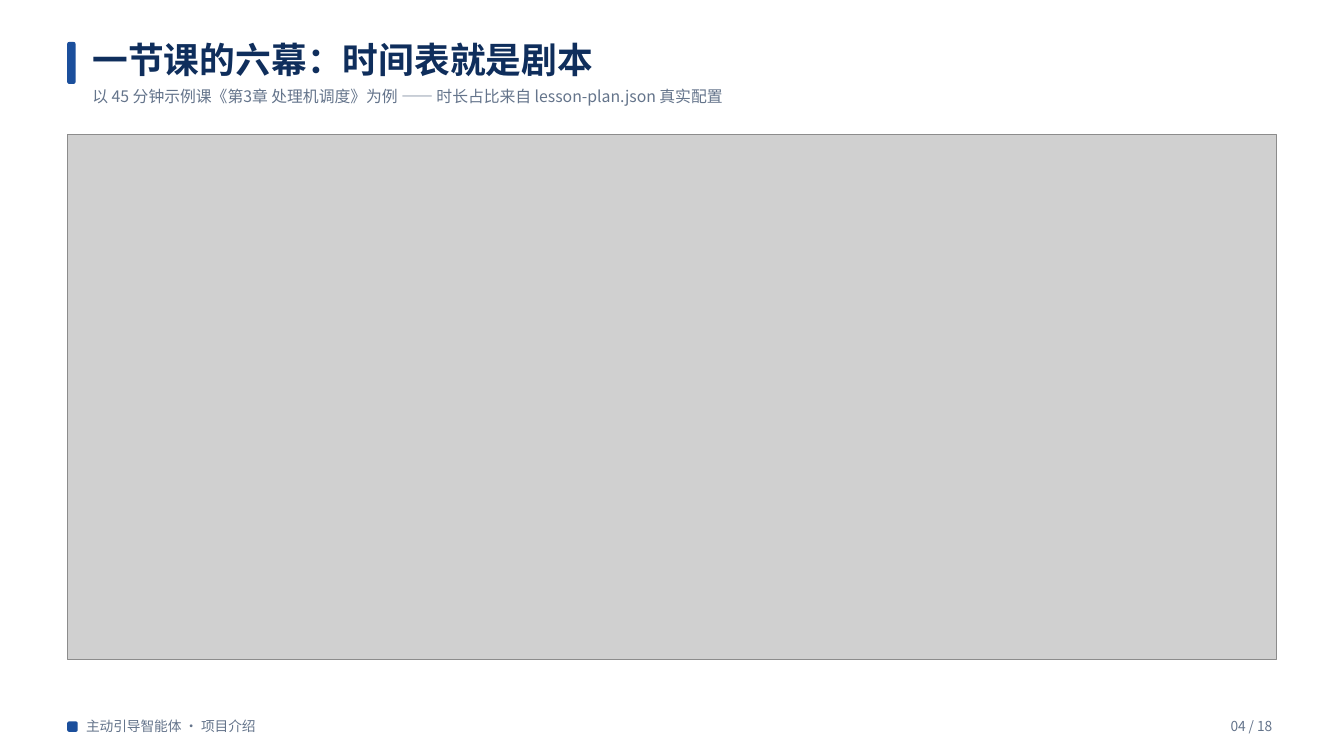
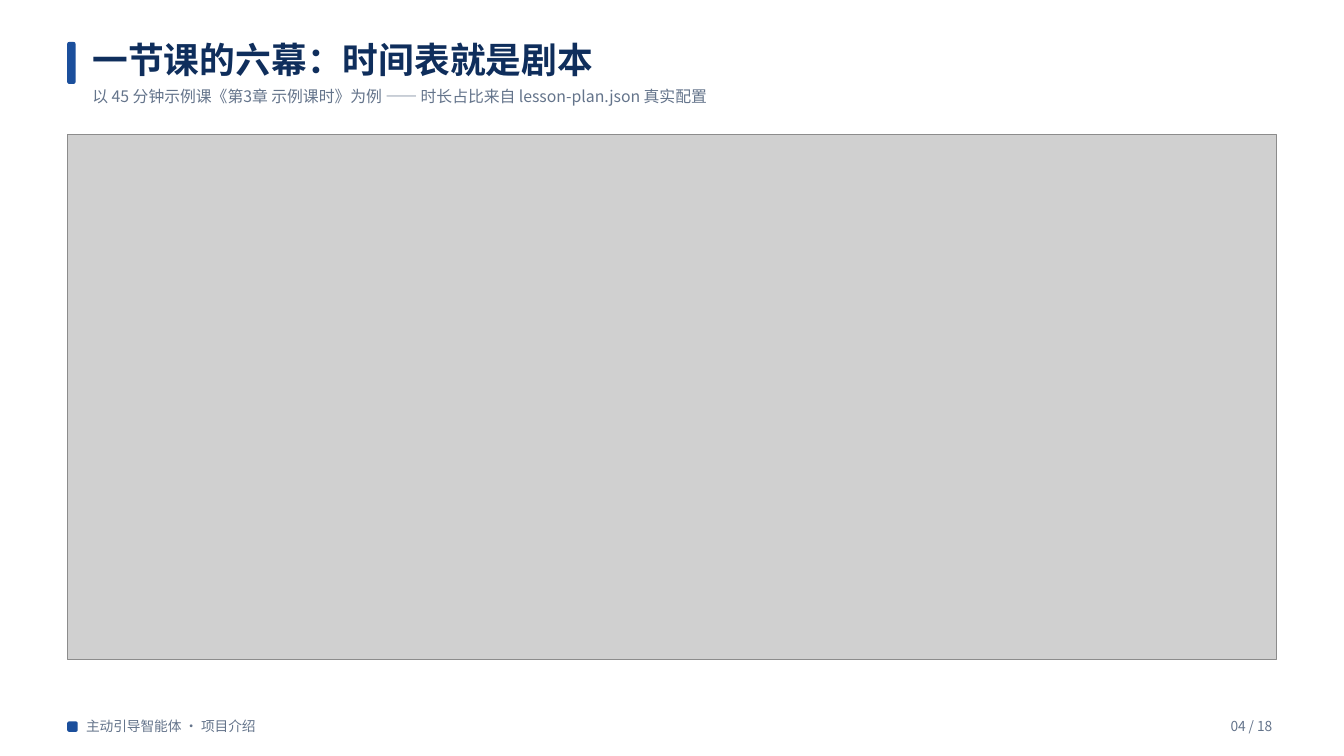
Before and after one commit to Awdyuer/SZU_Student_Agent, a slide deck: slide 4 of 主动引导智能体介绍/主动引导智能体介绍.pptx. Drawn at 1344x756 pixels with LibreOffice and Linux fonts; fonts in the diff are those of the drawing; grey boxes stand for pictures. Boxes give left, top, right and bottom in pixels: in the first picture for what was removed or moved away, otherwise in the second. Text is boxed around its words. In the diff, an @@ line names an element or a change of style, - is before the commit and + after.

Commit message:
Set up first modern switching lesson flow

```diff
--- a/主动引导智能体介绍/主动引导智能体介绍.pptx
+++ b/主动引导智能体介绍/主动引导智能体介绍.pptx
@@ text at (92, 88, 707, 106): text changed @@
-以 45 分钟示例课《第3章 处理机调度》为例 —— 时长占比来自 lesson-plan.json 真实配置
+以 45 分钟示例课《第3章 示例课时》为例 —— 时长占比来自 lesson-plan.json 真实配置
```
Also in this commit, not shown: 1 other slide changed, 50 other files.
